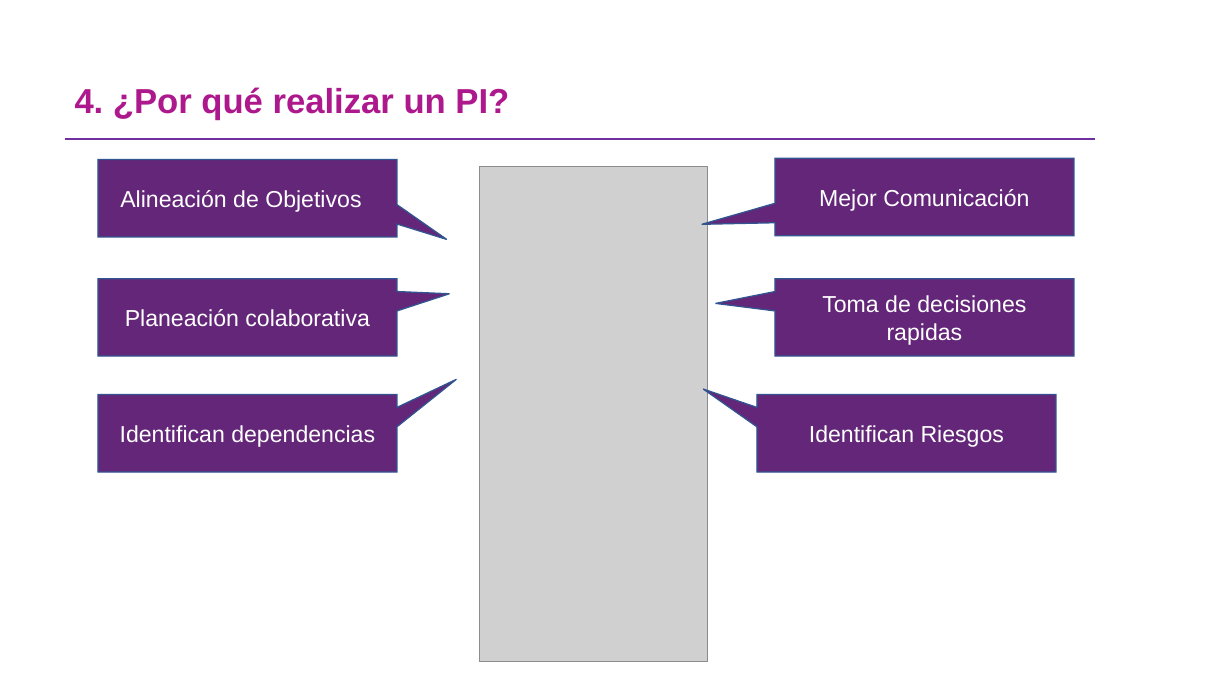
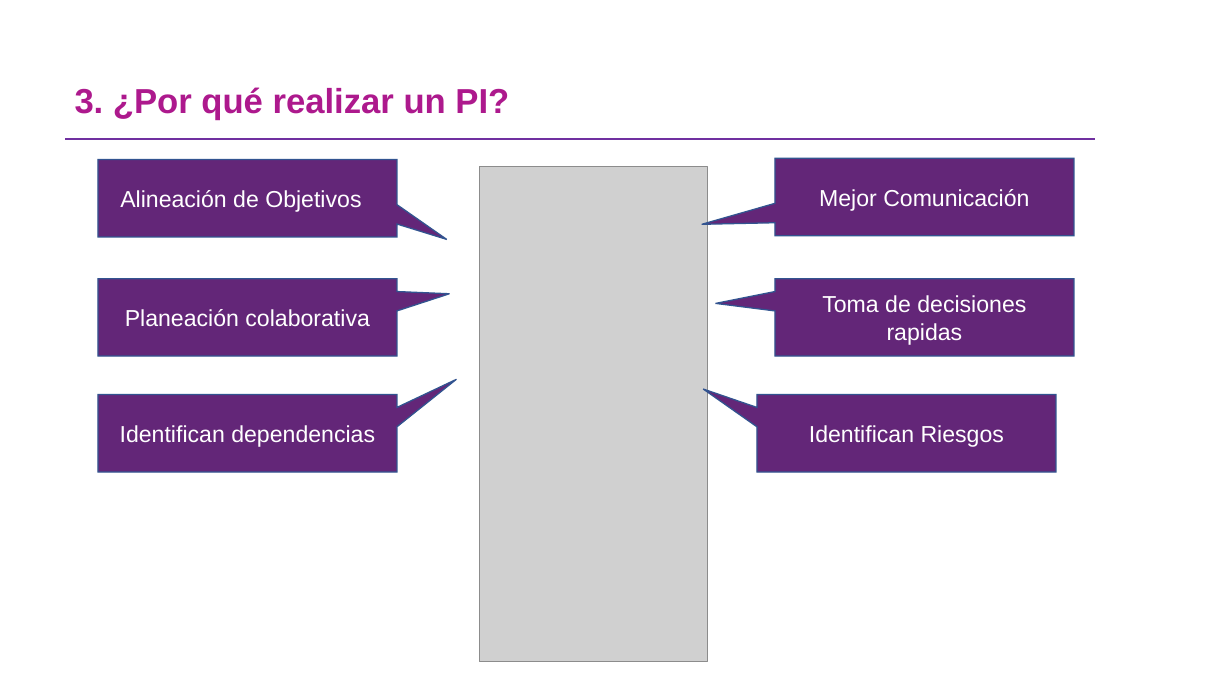
Before and after one commit to omesan/Agile, a slide deck: slide 5 of Stefanini/Stefanini.Clientes/Stefanini.Cliente.Experian/Guia PIPlanning _ExperianV1.0.pptx. Drawn at 1232x693 pixels with LibreOffice and Linux fonts; fonts in the diff are those of the drawing; grey boxes stand for pictures; background and template pictures are left out. Boxes give left, top, right and bottom in pixels: in the first picture for what was removed or moved away, otherwise in the second. Text is boxed around its words. In the diff, an @@ line names an element or a change of style, - is before the commit and + after.

```diff
--- a/Stefanini/Stefanini.Clientes/Stefanini.Cliente.Experian/Guia PIPlanning _ExperianV1.0.pptx
+++ b/Stefanini/Stefanini.Clientes/Stefanini.Cliente.Experian/Guia PIPlanning _ExperianV1.0.pptx
@@ title at box(75, 87, 509, 120): text changed @@
-4. ¿Por qué realizar un PI?
+3. ¿Por qué realizar un PI?
```
Also in this commit, not shown: 9 other slides changed, 9 slides added, 2 slides removed, 15 other files.
